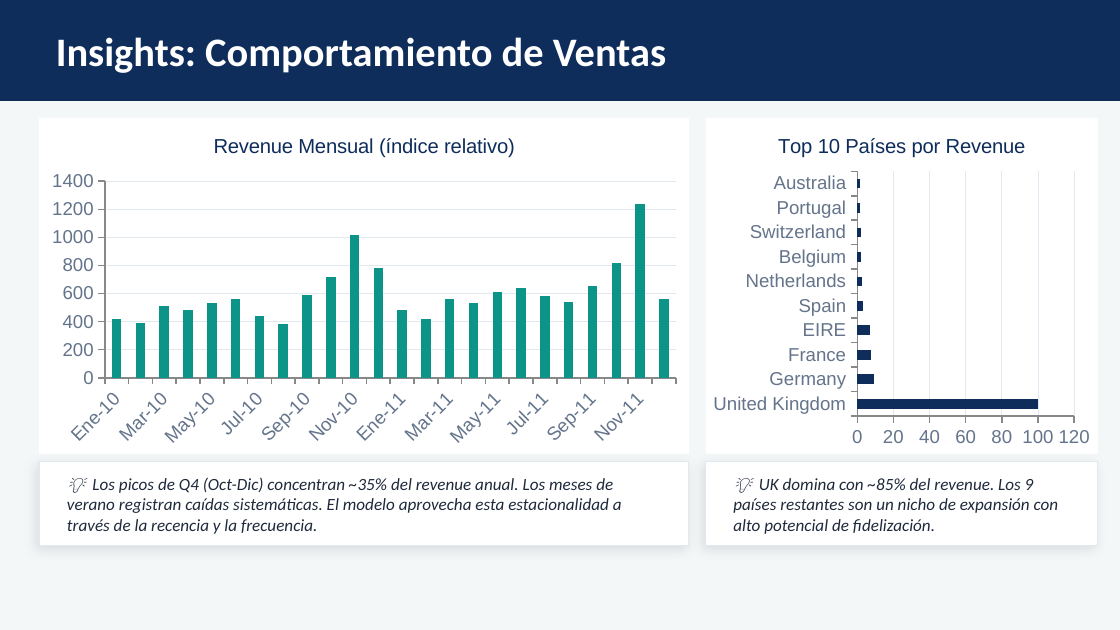
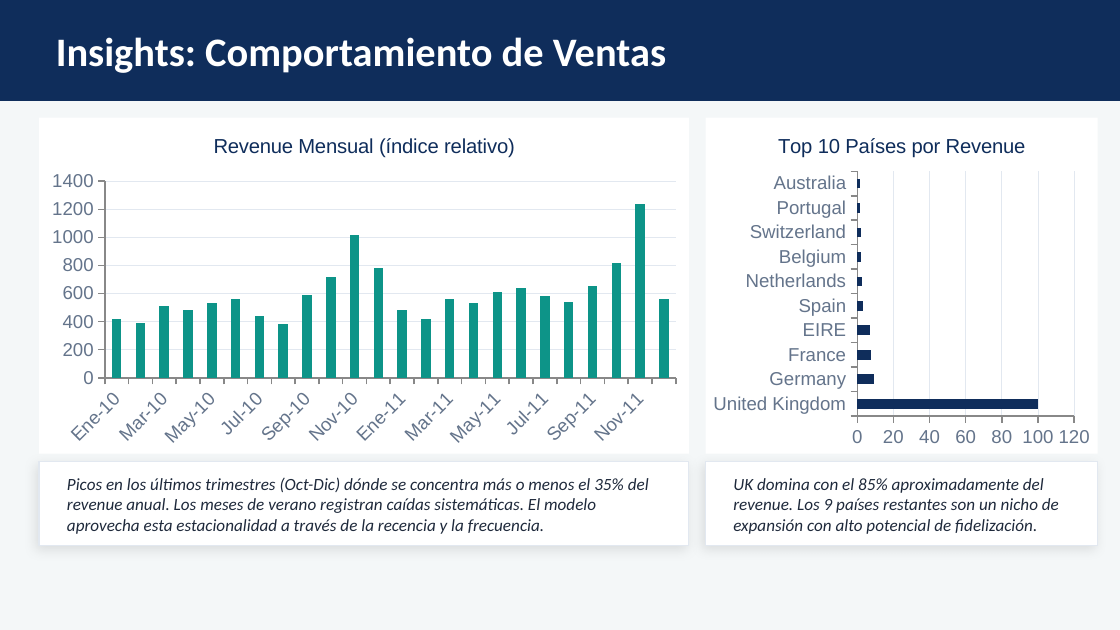
Before and after one commit to viictorhp/MachineLearningProject, a slide deck: slide 3 of presentacion_ml.pptx (slide 4 before the commit). Drawn at 1120x630 pixels with LibreOffice and Linux fonts; fonts in the diff are those of the drawing. Boxes give left, top, right and bottom in pixels: in the first picture for what was removed or moved away, otherwise in the second. Text is boxed around its words. In the diff, an @@ line names an element or a change of style, - is before the commit and + after.

```diff
--- a/presentacion_ml.pptx
+++ b/presentacion_ml.pptx
@@ text at (67,477,649,534): text changed @@
-💡 Los picos de Q4 (Oct-Dic) concentran ~35% del revenue anual. Los meses de verano registran caídas sistemáticas. El modelo aprovecha esta estacionalidad a través de la recencia y la frecuencia.
+Picos en los últimos trimestres (Oct-Dic) dónde se concentra más o menos el 35% del revenue anual. Los meses de verano registran caídas sistemáticas. El modelo aprovecha esta estacionalidad a través de la recencia y la frecuencia.
@@ text at (733,478,1059,534): text changed @@
-💡 UK domina con ~85% del revenue. Los 9 países restantes son un nicho de expansión con alto potencial de fidelización.
+UK domina con el 85% aproximadamente del revenue. Los 9 países restantes son un nicho de expansión con alto potencial de fidelización.
```
Also in this commit, not shown: 7 other slides changed, 2 slides removed, 2 other files.
